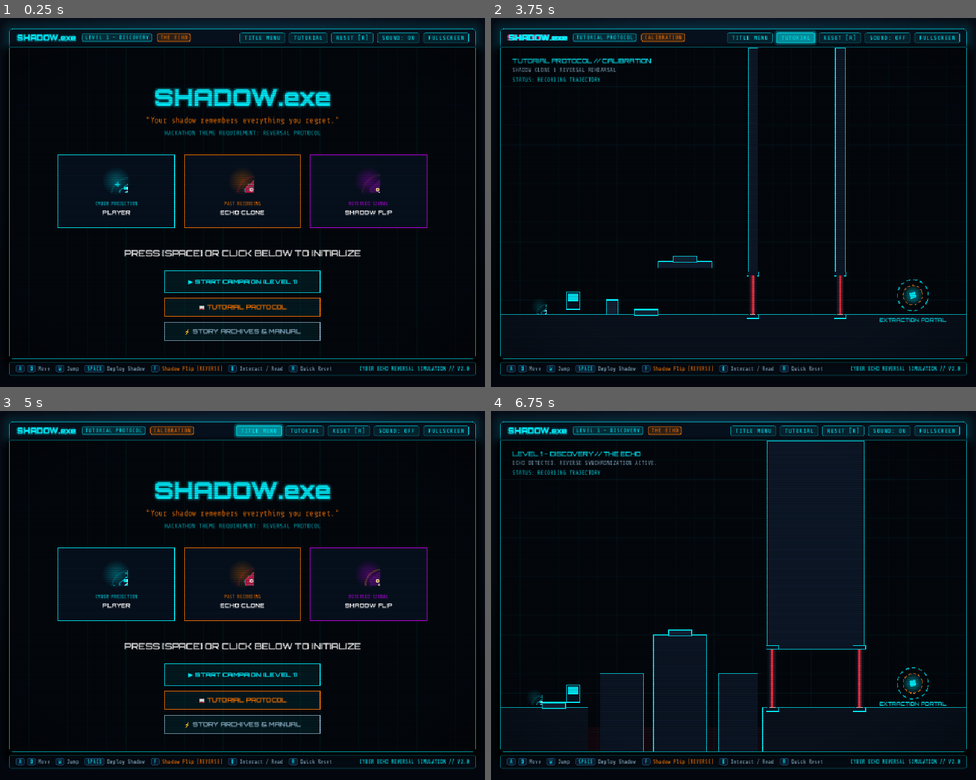
Above: before the commit, frames 1-4 (two rows, left to right).
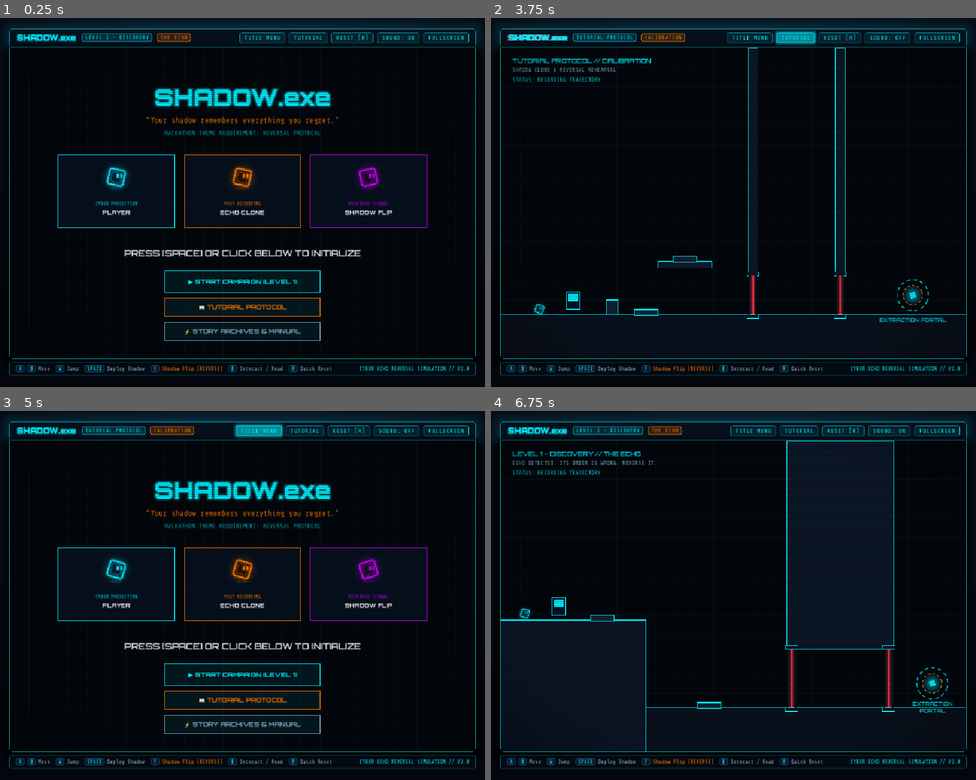
Above: after the commit, the same moments.

Repository: kirtansukhadiya/SHADOW.exe
Game: Godot game, scene res://scenes/WebGame.tscn
Same seed, same stepped clock (60 frames per second), same inputs: the game is played once before the commit and once after it.
Inputs (mouse positions are in pixels of both pictures, inside the frame that each line leads up to):
- Up to frame 1 (0.25 s): no input
- Up to frame 2 (3.75 s): click "TUTORIAL" at 0.5 s; click "TITLE MENU" at 1.25 s; click "RESET [R]" at 2 s; click "SOUND: ON" at 2.75 s; click "TUTORIAL" at 3.5 s
- Up to frame 3 (5 s): click "TITLE MENU" at 4.25 s
- Up to frame 4 (6.75 s): click "RESET [R]" at 5 s; click "SOUND: OFF" at 5.75 s; tap Enter at 6.5, 6.6 s; move the mouse to (840, 577) at 6.52 s; hold D (move_right) from 6.53 s (still down); hold E from 6.53 s (still down); click (840, 577) at 6.67 s

The runs differ from the first frame. In frame 1, 0.6% of the frame differs, in the area x 21-79%, y 39-48%; in frame 2, less than 0.1%; in frame 3, 0.7%; in frame 4, 7.0%, in the area x 2-96%, y 8-93%.

Commit message:
Restore Cubit player and reverse-only Level 1 on top of prototype 3
The prototype 3 merge brought back the sprite characters and the old
Level 1 layout. This re-applies, without touching the rest of the merge:

- Cubit player and Cubit echo/reversed shadows (orange / violet), always
  spinning; the echo replays the spin, so it rolls backward after a flip
- Level 1 layout that can only be finished with the Shadow Flip
- Manual text about reversing the echo's order

Kept from prototype 3: tutorial and Levels 2-3, LEVEL N naming, the
pre-Level-1 briefing, pausing while a popup is open, key reset on close.

Diff:
--- a/scripts/web_game.gd
+++ b/scripts/web_game.gd
@@ -8,14 +8,13 @@
 const WebWorld := preload("res://scripts/web_world.gd")
 const TerminalModal := preload("res://scripts/terminal_modal.gd")
 const WebAudio := preload("res://scripts/web_audio.gd")
-const SPRITESHEET := preload("res://assets/art/spritesheet.png")
-# Animation frames per sprite row (0 player, 1 echo shadow, 2 reversed shadow).
-# The combined spritesheet.png is misaligned and clips the characters, so the
-# individual 64x64 frames are used instead.
-const FRAME_SETS := ["player", "ghost", "ghost_reverse"]
-# The 64px frames have transparent padding; scale up so the character fills
-# the same area the 32px spritesheet cell was meant to.
-const FRAME_PAD_SCALE := 1.4
+# Cubit: the player is a hovering cube that tumbles as it moves. The echo
+# and reversed shadow are Cubits too, in their own colours.
+const CUBIT_FILL := Color("#0d1f38")
+const ECHO_FILL := Color("#24140a")
+const REVERSED_FILL := Color("#1c0a2a")
+const CUBIT_ROLL_SPEED := 6.0  # radians per second while moving
+const CUBIT_IDLE_SPIN := 2.0   # radians per second while standing (never stops)
 
 # --- GAME CONSTANTS (same as web) ---
 const CANVAS_W := 960.0
@@ -64,33 +63,38 @@
 		"exit": [850, 510],
 	},
 	# LEVEL 1: DISCOVERY (THE ECHO)
+	# Why reversal is mandatory:
+	#  - Door 1 needs Plate B, Door 2 needs Plate A, and the doors come in that
+	#    order (B first, then A).
+	#  - Plate A is on the spawn ledge; the drop to the lower floor (180px) is
+	#    higher than a jump (~133px), so any recording visits A before B.
+	#  - A forward replay presses A then B (wrong order) and parks at the
+	#    deploy point, which can't be Plate A (the path must continue to B).
+	#  - Flipping walks the echo back over B (Door 1) and then up to A (Door 2).
 	{
 		"name": "LEVEL 1 - DISCOVERY",
 		"phase": "THE ECHO",
-		"subtitle": "ECHO DETECTED. REVERSE SYNCHRONIZATION ACTIVE.",
-		"spawn": [70, 520],
+		"subtitle": "ECHO DETECTED. ITS ORDER IS WRONG. REVERSE IT.",
+		"spawn": [50, 353],
 		"solids": [
-			[0, 550, 180, 90, "#0a121e"],
-			[540, 550, 420, 90, "#0a121e"],
-			[550, 0, 200, 430, "#0d1829"],
-			[205, 480, 90, 160, "#0c1626"],
-			[315, 400, 110, 240, "#0c1626"],
-			[450, 480, 80, 160, "#0c1626"],
+			[0, 370, 300, 270, "#0c1626"],    # Spawn ledge (180px above the floor: one-way drop)
+			[300, 550, 660, 90, "#0a121e"],   # Lower floor
+			[590, 0, 220, 430, "#0d1829"],    # Airlock roof over Doors 1 & 2
 		],
 		"plates": [
-			{"id": "p1", "x": 370, "y": 396, "w": 48, "h": 12, "doors": ["d1"], "release_delay": 0.5},
-			{"id": "p2", "x": 110, "y": 546, "w": 48, "h": 12, "doors": ["d2"], "release_delay": 0.5},
+			{"id": "pA", "x": 210, "y": 366, "w": 48, "h": 12, "doors": ["d2"], "release_delay": 0.5},  # Plate A (ledge)
+			{"id": "pB", "x": 430, "y": 546, "w": 48, "h": 12, "doors": ["d1"], "release_delay": 0.5},  # Plate B (floor)
 		],
 		"doors": [
-			{"id": "d1", "x": 560, "y": 490, "w": 18, "h": 120},
-			{"id": "d2", "x": 740, "y": 490, "w": 18, "h": 120},
+			{"id": "d1", "x": 600, "y": 490, "w": 18, "h": 120},
+			{"id": "d2", "x": 800, "y": 490, "w": 18, "h": 120},
 		],
 		"terminal": {
-			"x": 150, "y": 535,
+			"x": 120, "y": 355,
 			"title": "ARCHIVE 01: SYSTEM AWAKENING",
-			"text": "ARCHIVE 01: SUBJECT AWAKENED IN CORRUPTED SECTOR 1.\nFALLING INTO THE VOID WILL RESTART YOUR SEQUENCE.\nCOOPERATE WITH YOUR PAST: DEPLOY [SPACE] FOR DOOR 1, THEN FLIP [F] FOR DOOR 2!",
+			"text": "ARCHIVE 01: SUBJECT AWAKENED IN CORRUPTED SECTOR 1.\nTHE LEDGE BELOW IS ONE-WAY. YOUR ECHO REPLAYS YOUR STEPS IN THE ORDER YOU TOOK THEM.\nTHE AIRLOCK DEMANDS THE OPPOSITE ORDER. DEPLOY [SPACE], THEN REVERSE TIME [F].",
 		},
-		"exit": [850, 500],
+		"exit": [890, 500],
 	},
 	# LEVEL 2: DOUBT (THE OPPOSITE)
 	{
@@ -153,7 +157,7 @@
 ]
 
 const MANUAL_TITLE := "SHADOW.exe MANUAL // REVERSAL PROTOCOL"
-const MANUAL_TEXT := "MISSION DIRECTIVE:\n1. [W] or [UP] to  …(207 unchanged characters)… for SHADOW FLIP: time-reverses the clone's trajectory, sending it backward to unlock the second airlock door!\n5. Reaching the Extraction Portal triggers sector advance."
+const MANUAL_TEXT := "MISSION DIRECTIVE:\n1. [W] or [UP] to  …(207 unchanged characters)… for SHADOW FLIP: time-reverses the clone, so it revisits your steps in the opposite order. Every sector requires it.\n5. Reaching the Extraction Portal triggers sector advance."
 
 # --- GLOBAL STATE ---
 var game_state: State = State.MENU
@@ -190,17 +194,15 @@
 var _brand: Control
 var _shake_off := Vector2.ZERO
 var _bg_tex: GradientTexture2D
-var _frames: Array = []  # [row][frame] -> Texture2D
+var _cube_outer := PackedVector2Array()
+var _cube_inner := PackedVector2Array()
 
 
 func _ready() -> void:
 	set_anchors_and_offsets_preset(Control.PRESET_FULL_RECT)
 	mouse_filter = Control.MOUSE_FILTER_IGNORE
-	for set_name in FRAME_SETS:
-		var row: Array[Texture2D] = []
-		for f in 8:
-			row.append(load("res://assets/art/%s_%d.png" % [set_name, f]))
-		_frames.append(row)
+	_cube_outer = _rounded_square(8.0, 2.5)
+	_cube_inner = _rounded_square(5.0, 1.5)
 	_audio = WebAudio.new()
 	add_child(_audio)
 	_build_page()
@@ -444,13 +446,13 @@
 	exit_pos = Vector2(data.exit[0], data.exit[1])
 	exit_rot = 0.0
 	player = {"x": float(data.spawn[0]), "y": float(data.spawn[1]), "vx": 0.0, "vy": 0.0, "on_ground": false,
-		"facing": 1.0, "anim_timer": 0.0, "anim_frame": 0, "is_dead": false}
+		"facing": 1.0, "roll": 0.0, "cube_ang": 0.0, "is_dead": false}
 	history.clear()
 	recording = true
 	coyote_timer = 0.0
 	jump_buffer_timer = 0.0
 	shadow = {"active": false, "history": [], "index": 0, "playback_dir": 1, "x": 0.0, "y": 0.0,
-		"facing": 1.0, "anim_frame": 0, "is_reversed": false}
+		"facing": 1.0, "cube_ang": 0.0, "is_reversed": false}
 	complete = false
 
 	# Update top navigation badges
@@ -488,10 +490,9 @@
 	player.vy += GRAVITY * dt
 	if move_dir != 0.0:
 		player.facing = move_dir
-		player.anim_timer += dt * 10.0
-		player.anim_frame = int(player.anim_timer) % 8
-	else:
-		player.anim_frame = 0
+	# Cubit always spins toward the way it faces; faster while moving.
+	player.roll += player.facing * (CUBIT_ROLL_SPEED if move_dir != 0.0 else CUBIT_IDLE_SPIN) * dt
+	player.cube_ang = player.roll
 
 	# Coyote time & jump buffering
 	coyote_timer = 0.14 if player.on_ground else maxf(0.0, coyote_timer - dt)
@@ -513,7 +514,7 @@
 	_resolve_y(player)
 
 	if recording:
-		history.append({"x": player.x, "y": player.y, "facing": player.facing, "anim_frame": player.anim_frame})
+		history.append({"x": player.x, "y": player.y, "facing": player.facing, "cube_ang": player.cube_ang})
 
 	# Void fall death check
 	if player.y > 615.0 and not player.is_dead:
@@ -615,7 +616,7 @@
 	shadow.x = frame.x
 	shadow.y = frame.y
 	shadow.facing = -frame.facing if shadow.playback_dir == -1 else frame.facing
-	shadow.anim_frame = frame.anim_frame
+	shadow.cube_ang = frame.cube_ang  # replayed backwards after a flip, so it rolls in reverse
 	if randf() < 0.4:
 		_add_particle(shadow.x + (randf() - 0.5) * 10.0, shadow.y + (randf() - 0.5) * 16.0,
 			-shadow.facing * 10.0, -15.0, UI.VIOLET if shadow.is_reversed else UI.ORANGE, 2.5, 0.4)
@@ -731,13 +732,42 @@
 	_canvas.draw_string(font, pos, s, HORIZONTAL_ALIGNMENT_LEFT, -1, sz, color)
 
 
-func _sprite(row: int, frame: int, pos: Vector2, facing: float, draw_size: float = 32.0) -> void:
-	_canvas.draw_set_transform(_shake_off + pos, 0.0, Vector2(signf(facing) if facing != 0.0 else 1.0, 1.0))
-	var h := draw_size / 2.0
-	var src := Rect2(frame * 32.0, row * 32.0, 32.0, 32.0)
-	var dst := Rect2(-h, -h, draw_size, draw_size)
-	_canvas.draw_texture_rect_region(SPRITESHEET, dst, src)
-	_canvas.draw_set_transform(_shake_off)
+## Draws a Cubit in the 32px character box centred on `pos` (feet at +16).
+## `s` scales the whole character (2.0 on the title cards).
+func _draw_cubit(pos: Vector2, ang: float, facing: float, s: float, outline: Color, fill: Color, t: float) -> void:
+	var c := _canvas
+	# Soft floor shadow
+	c.draw_set_transform(_shake_off + pos + Vector2(0, 15.0 * s), 0.0, Vector2(1.0, 0.22))
+	c.draw_circle(Vector2.ZERO, 7.0 * s, Color(outline, 0.12))
+	# Hovering, tumbling body
+	var center := pos + Vector2(0, (4.0 + sin(t * 3.0) * 1.4) * s)
+	c.draw_set_transform(_shake_off)
+	_glow(center, 17.0 * s, outline, 0.35)
+	c.draw_set_transform(_shake_off + center, ang, Vector2(s, s))
+	c.draw_colored_polygon(_cube_outer, fill)
+	c.draw_polyline(_cube_outer, Color(outline, 0.3), 4.0)
+	c.draw_polyline(_cube_outer, outline, 1.5)
+	c.draw_polyline(_cube_inner, Color(outline, 0.35), 1.0)
+	# Eyes stay upright and look the way the Cubit is facing
+	c.draw_set_transform(_shake_off + center, 0.0, Vector2(s * (1.0 if facing >= 0.0 else -1.0), s))
+	c.draw_rect(Rect2(-0.5, -4, 4, 5.5), Color(outline, 0.25))
+	c.draw_rect(Rect2(3, -4, 4, 5.5), Color(outline, 0.25))
+	c.draw_rect(Rect2(0.5, -3, 2, 3.5), outline)
+	c.draw_rect(Rect2(4, -3, 2, 3.5), outline)
+	c.draw_set_transform(_shake_off)
+
+
+## Closed outline of a rounded square (half-size `h`, corner radius `r`).
+func _rounded_square(h: float, r: float) -> PackedVector2Array:
+	var pts := PackedVector2Array()
+	var corners := [Vector2(h - r, -h + r), Vector2(h - r, h - r), Vector2(-h + r, h - r), Vector2(-h + r, -h + r)]
+	var start_angles := [-PI / 2.0, 0.0, PI / 2.0, PI]
+	for i in 4:
+		for k in 5:
+			var a: float = start_angles[i] + (PI / 2.0) * k / 4.0
+			pts.append(corners[i] + Vector2(cos(a), sin(a)) * r)
+	pts.append(pts[0])
+	return pts
 
 
 func _glow(pos: Vector2, radius: float, color: Color, alpha: float = 0.45) -> void:
@@ -746,6 +776,7 @@
 
 func _draw_level() -> void:
 	var c := _canvas
+	var now := Time.get_ticks_msec() / 1000.0
 	# 1. Background cyber grid
 	c.draw_rect(Rect2(0, 0, CANVAS_W, CANVAS_H), Color("#03070d"))
 	var grid := Color(0, 240 / 255.0, 1, 0.04)
@@ -810,15 +841,14 @@
 	if shadow.active:
 		var s_pos := Vector2(shadow.x, shadow.y)
 		var s_col := UI.VIOLET if shadow.is_reversed else UI.ORANGE
-		_glow(s_pos, 22.0, s_col, 0.4)
-		_sprite(2 if shadow.is_reversed else 1, shadow.anim_frame, s_pos, shadow.facing)
+		_draw_cubit(s_pos, shadow.cube_ang, shadow.facing, 1.0, s_col,
+			REVERSED_FILL if shadow.is_reversed else ECHO_FILL, now)
 		_text("<< REVERSED SHADOW" if shadow.is_reversed else "ECHO SHADOW >>", shadow.x, shadow.y - 24, UI.mono(), 10, s_col, 1)
 
 	# 8. Player
 	if not player.is_dead:
 		var p_pos := Vector2(player.x, player.y)
-		_glow(p_pos, 18.0, UI.CYAN, 0.2)
-		_sprite(0, player.anim_frame, p_pos, player.facing)
+		_draw_cubit(p_pos, player.cube_ang, player.facing, 1.0, UI.CYAN, CUBIT_FILL, now)
 
 	# 9. Particles (web advances them by a fixed 0.016 per draw)
 	for i in range(particles.size() - 1, -1, -1):
@@ -907,10 +937,10 @@
 func _draw_card(x: float, y: float, w: float, h: float, color: Color, tag: String, title: String, row: int, time: float) -> void:
 	_canvas.draw_rect(Rect2(x, y, w, h), UI.MODAL_BG)
 	_canvas.draw_rect(Rect2(x, y, w, h), color, false, 1.5)
-	var frame := int(time * 6.0) % 8
-	var center := Vector2(x + w / 2.0, y + 55)
-	_glow(center, 30.0, color, 0.35)
-	_sprite(row, frame, center, 1.0, 48.0)
+	# Player and echo spin forward; the reversed shadow spins backward.
+	var ang: float = [time * CUBIT_IDLE_SPIN, time * CUBIT_IDLE_SPIN, -time * CUBIT_IDLE_SPIN][row]
+	var fill: Color = [CUBIT_FILL, ECHO_FILL, REVERSED_FILL][row]
+	_draw_cubit(Vector2(x + w / 2.0, y + 40), ang, 1.0, 2.0, color, fill, time)
 	_text(tag, x + w / 2.0, y + 105, UI.mono(), 10, color, 1)
 	_text(title, x + w / 2.0, y + 124, UI.orbitron(800), 12, Color.WHITE, 1)
 
